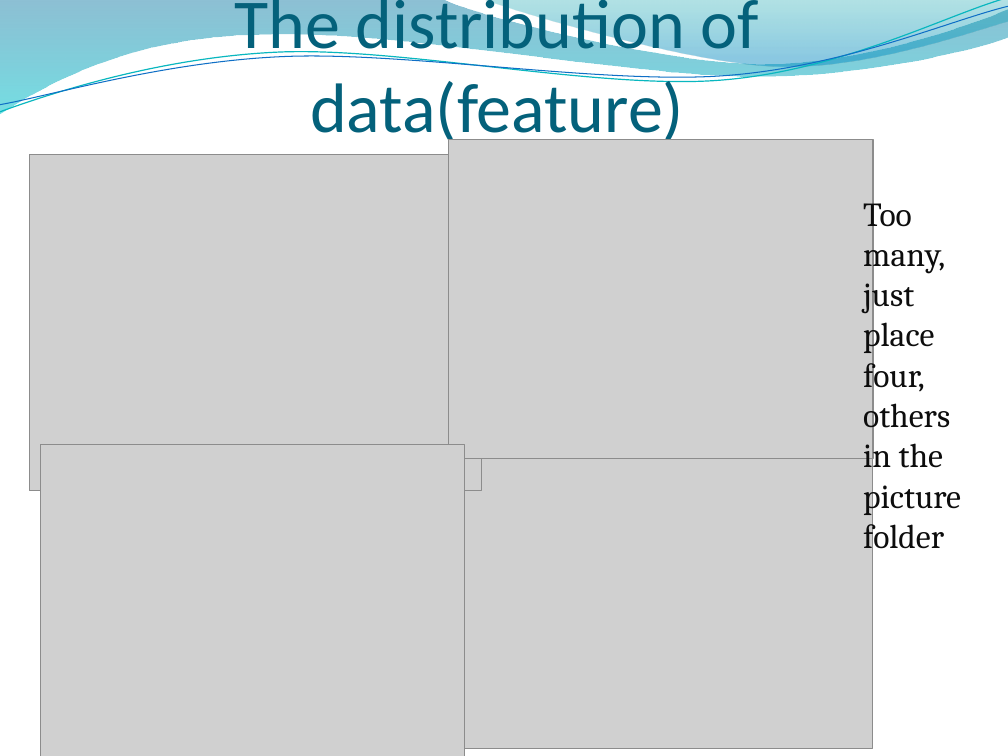
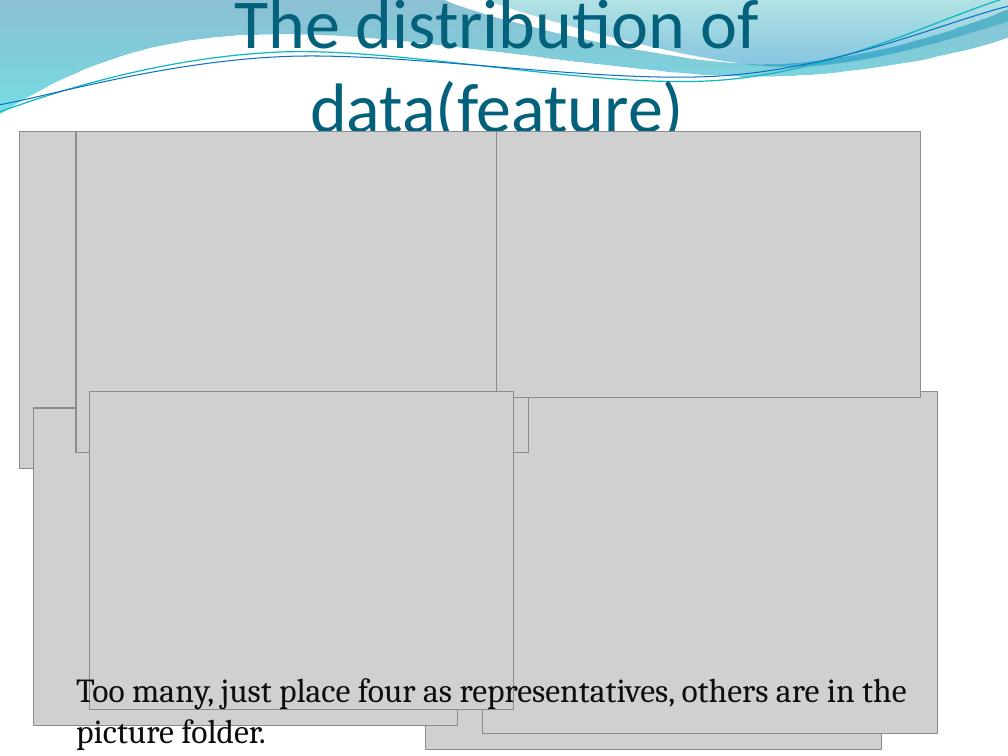
Before and after one commit to tim310579/Machine-Learning_HW, a slide deck: slide 5 of ML_fp/report.pptx. Drawn at 1008x756 pixels with LibreOffice and Linux fonts; fonts in the diff are those of the drawing; grey boxes stand for pictures; background and template pictures are left out. Boxes give left, top, right and bottom in pixels: in the first picture for what was removed or moved away, otherwise in the second. Text is boxed around its words. In the diff, an @@ line names an element or a change of style, - is before the commit and + after.

```diff
--- a/ML_fp/report.pptx
+++ b/ML_fp/report.pptx
@@ picture: place and size @@
-picture at box(29, 154, 482, 491)
+picture at box(20, 132, 473, 469)
@@ picture added at box(76, 132, 528, 453) @@
@@ picture: place and size @@
-picture at box(449, 140, 873, 459)
+picture at box(439, 135, 864, 413)
@@ picture added at box(496, 132, 920, 398) @@
@@ picture: place and size @@
-picture at box(40, 445, 464, 756)
+picture at box(33, 408, 457, 726)
@@ picture added at box(90, 392, 513, 710) @@
@@ picture: place and size @@
-picture at box(416, 406, 872, 748)
+picture at box(426, 408, 882, 750)
@@ picture added at box(482, 392, 937, 734) @@
@@ text at box(76, 672, 906, 751): text changed @@
-Too many, just place four, others in the picture folder
+Too many, just place four as representatives, others are in the picture folder.
```
Also in this commit, not shown: 6 other slides changed.
